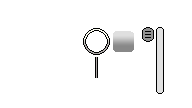
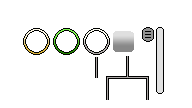
Revision of a layered 192 × 108 image; what changed, layer by layer:
added group "Scrollbar" with 2 layers above "Circle" over left=142, top=76, right=149, bottom=94
added group "Circle" with 12 layers above "Circle background" over left=23, top=28, right=80, bottom=55
added group "Hover" with 3 layers in group "Circle" over left=23, top=28, right=50, bottom=55
added layer "Layer 2 copy 3" (1st of 2, in "Circle" › "Hover") in group "Hover" over left=24, top=29, right=49, bottom=54
added layer "Layer 34 copy 3" (1st of 2, in "Circle" › "Hover") in group "Hover" over left=23, top=28, right=50, bottom=55
added layer "Layer 1 copy" (1st of 2, in "Circle" › "Hover") in group "Hover" over left=23, top=28, right=50, bottom=55
added group "Green" with 3 layers in group "Circle" over left=53, top=28, right=80, bottom=55
added layer "Layer 2 copy 3" (2nd of 2, in "Circle" › "Green") in group "Green" over left=54, top=29, right=79, bottom=54
added layer "Layer 34 copy 3" (2nd of 2, in "Circle" › "Green") in group "Green" over left=53, top=28, right=80, bottom=55
added layer "Layer 1 copy" (2nd of 2, in "Circle" › "Green") in group "Green" over left=53, top=28, right=80, bottom=55
added group "Skill tree branches" with 2 layers over left=106, top=56, right=149, bottom=100
added layer "Layer 30 copy" in group "Skill tree branches" over left=106, top=56, right=149, bottom=100
